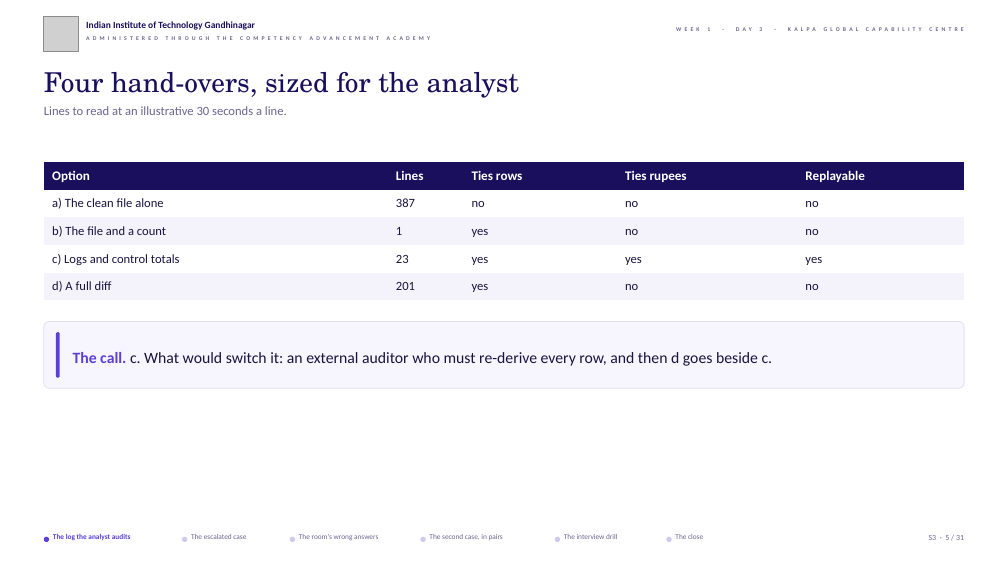
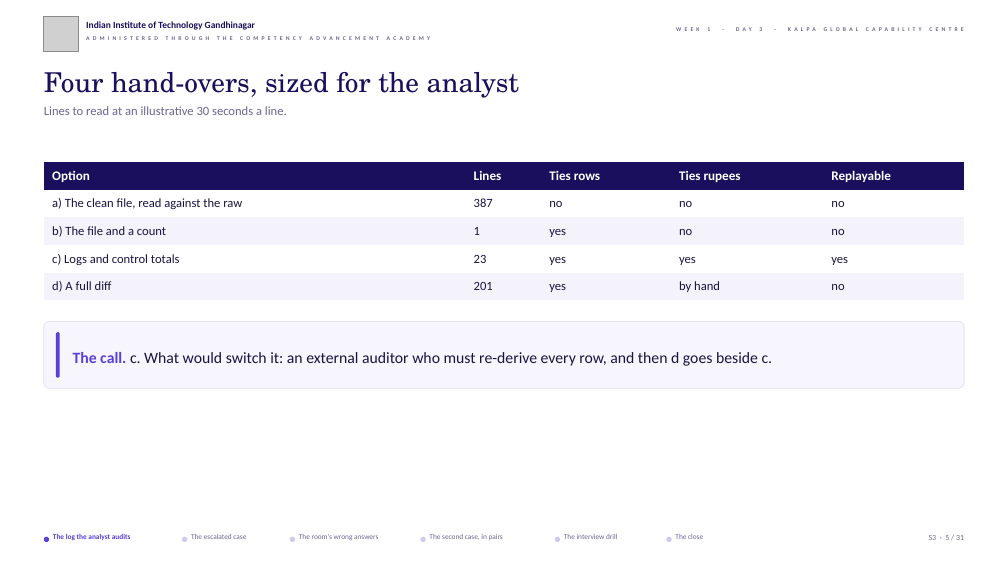
Before and after one commit to fde-academy-lab/c2-content-factory, a slide deck: slide 5 of content/W01/D3/slides/C2_W01_D03_half2_STUDENT.pptx. Drawn at 1008x567 pixels with LibreOffice and Linux fonts; fonts in the diff are those of the drawing; grey boxes stand for pictures; background and template pictures are left out. Boxes give left, top, right and bottom in pixels: in the first picture for what was removed or moved away, otherwise in the second. Text is boxed around its words. In the diff, an @@ line names an element or a change of style, - is before the commit and + after.

```diff
--- a/content/W01/D3/slides/C2_W01_D03_half2_STUDENT.pptx
+++ b/content/W01/D3/slides/C2_W01_D03_half2_STUDENT.pptx
@@ table at [44, 162, 966, 300] @@
-row 2, column 1: a) The clean file alone
+row 2, column 1: a) The clean file, read against the raw
-row 5, column 4: no
+row 5, column 4: by hand
```
Also in this commit, not shown: 4 other slides changed, 29 other files.
